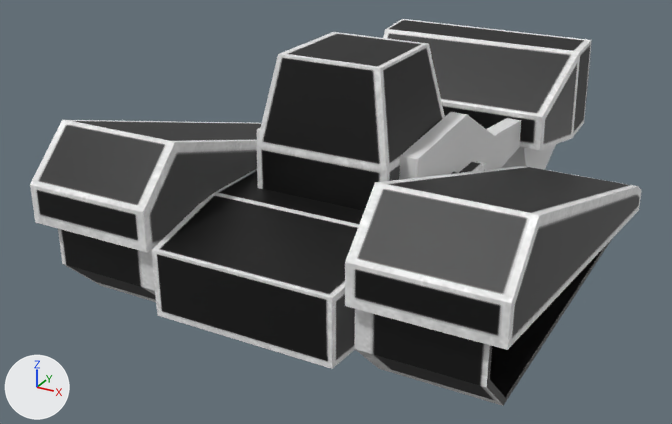
The Blender file _temporary/HARVESTER/euf_harvester.blend, before and after one commit.
Rendered twice from a 50 mm camera at (3.95, -7.55, 4.45) aimed at (-0.52, 0.59, 0.38). Every picture has the same lights, and +X, +Y and +Z are marked at lower left.
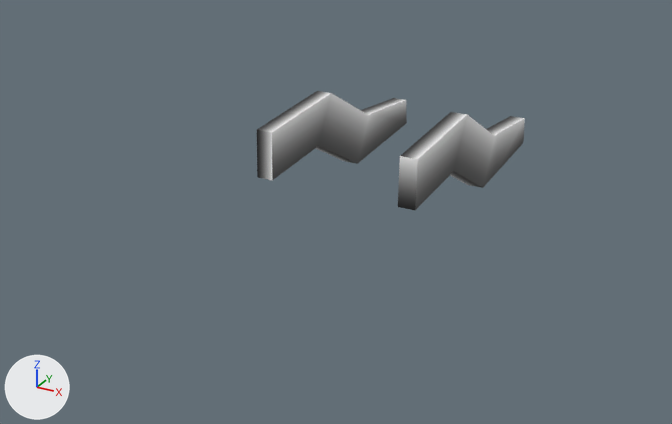
Changed parts and their boxes (x1, y1, x2, y2) in the pictures (672 x 424 px):
'Cube.005', hidden: before (30, 120, 642, 350)
'Cube', hidden (black): before (152, 161, 486, 369)
'Cube.004', hidden (black): before (256, 32, 445, 211)
'Cube.002', hidden: before (383, 19, 592, 150)
'Cube.003', recoloured: (257, 91, 525, 210) in both
'Cube.001', hidden (black): before (58, 229, 612, 406)
'Cylinder', hidden: before (501, 145, 556, 170)

Edits to the bpy script that builds the scene:
```text
Change me_cylinder:
    where me_cylinder.from_pydata(...)  # 16 vertices, 10 faces; spans x -1.0..1.0, y -1.0..1.0, z -1.0..1.0
    add me_cylinder.materials.append(mat_euf_harvester_bmp)  # picture img_euf_harvester_bmp
Change me_cube_003:
    where me_cube_003.from_pydata(...)  # 40 vertices, 36 faces; spans x -1.05..0.65, y -2.39..0.71, z 0.21..1.26
    add me_cube_003.materials.append(mat_euf_harvester_bmp)  # picture img_euf_harvester_bmp
Change ob_cylinder:
    add ob_cylinder.hide_set(True)  # its collection is switched off
Change ob_cube_002:
    add ob_cube_002.hide_set(True)  # its collection is switched off
Change ob_cube_005:
    add ob_cube_005.hide_set(True)  # its collection is switched off
Change ob_cube:
    add ob_cube.hide_set(True)  # its collection is switched off
Change ob_cube_001:
    add ob_cube_001.hide_set(True)  # its collection is switched off
Change ob_cube_004:
    add ob_cube_004.hide_set(True)  # its collection is switched off
```
